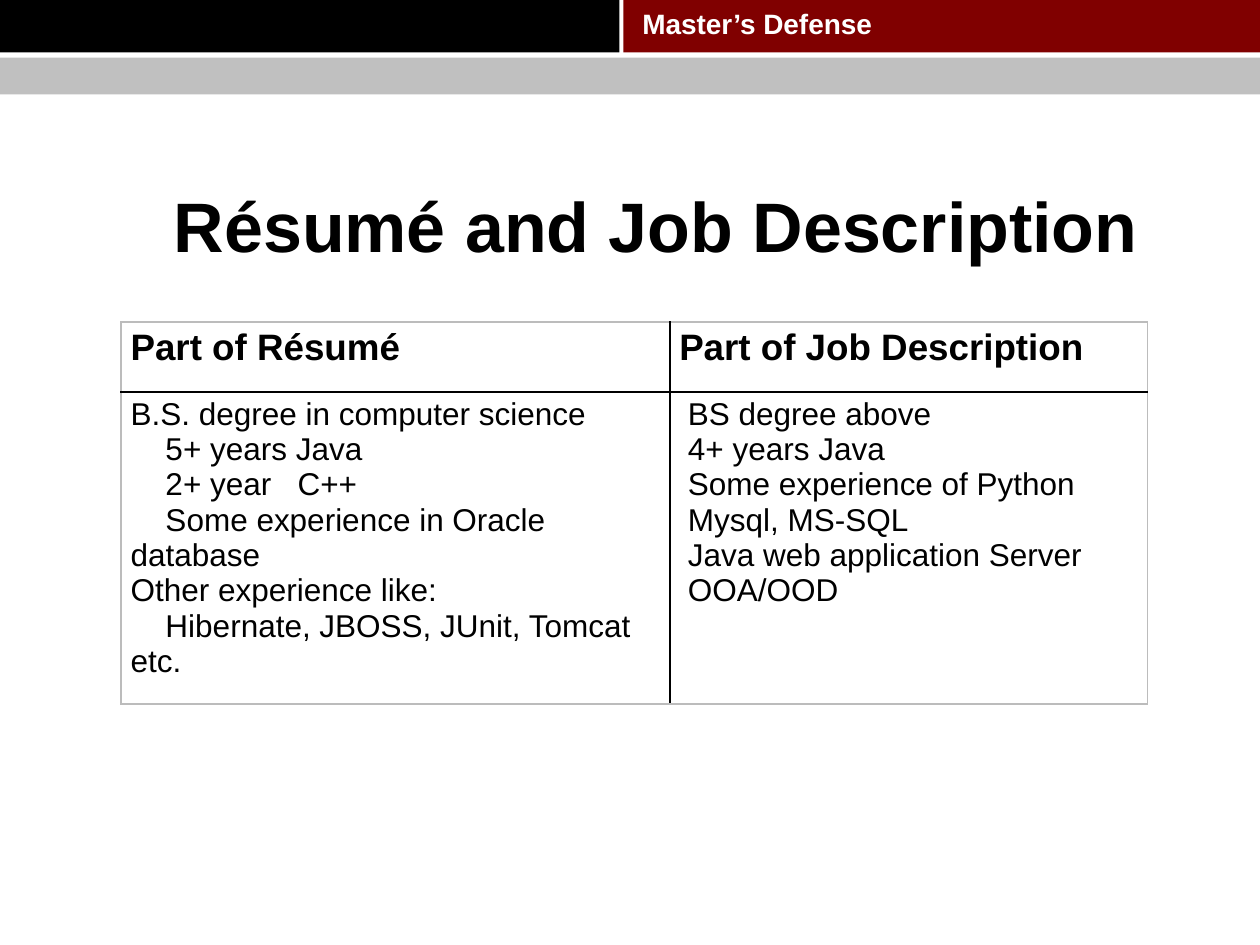
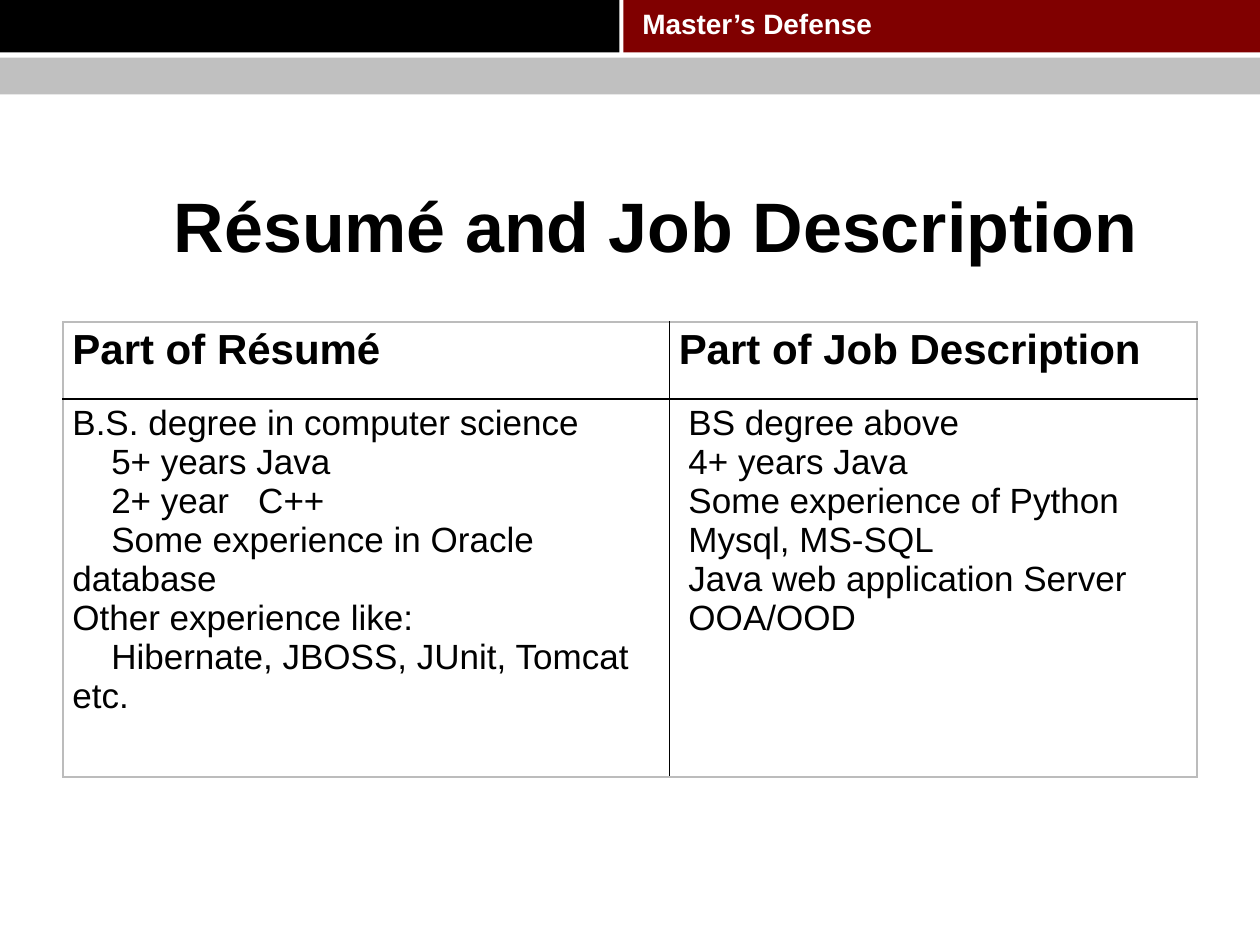
Before and after one commit to pkushiqiang/thesis, a slide deck: slide 41 of media/Master's thesis.pptx. Drawn at 1260x945 pixels with LibreOffice and Linux fonts; fonts in the diff are those of the drawing; background and template pictures are left out. Boxes give left, top, right and bottom in pixels: in the first picture for what was removed or moved away, otherwise in the second. Text is boxed around its words. In the diff, an @@ line names an element or a change of style, - is before the commit and + after.

```diff
--- a/media/Master's thesis.pptx
+++ b/media/Master's thesis.pptx
@@ table at bbox=[63, 323, 1197, 777] @@
@@ size 21 to 24 pt in "Part of Résumé", "Part of Job Description" @@
@@ size 18 to 20 pt in "B.S. degree in computer science", "5+ years Java", "2+ year C++", "Some experience in Oracle database" and 8 more places @@
@@ table: place and size @@
-table at bbox=[121, 323, 1147, 704]
+table at bbox=[63, 323, 1197, 777]
```
Also in this commit, not shown: 22 other slides changed, 1 slide added.
